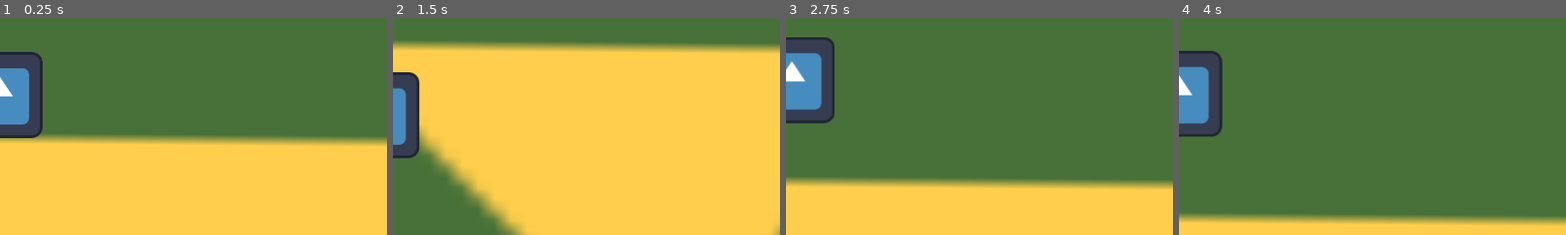
Above: before the commit, frames 1-4 (left to right).
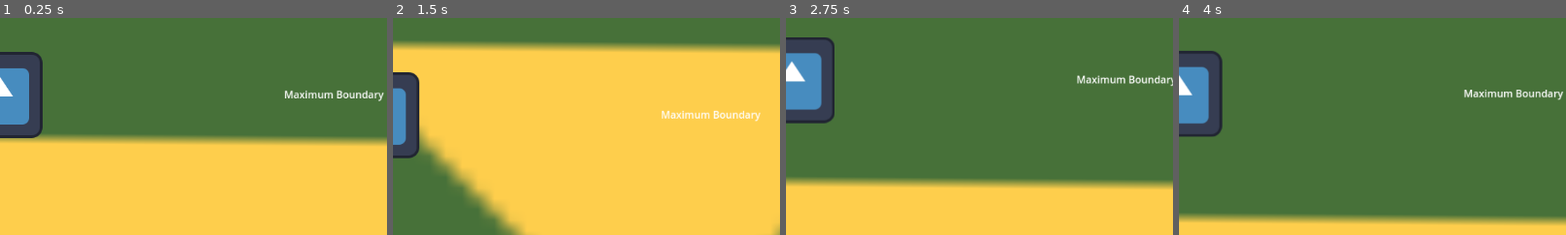
Above: after the commit, the same moments.

Repository: Some-People/SlowJam2024-Solar
Game: Godot game, scene res://Scenes/world.tscn
Same seed, same stepped clock (60 frames per second), same inputs: the game is played once before the commit and once after it. The engine's default icon, where the game draws it, is replaced by a stand-in: a white triangle on a blue panel in a dark square.
Inputs (mouse positions are % of the whole screen's width and height, from its top left):
- Up to frame 1 (0.25 s): no input
- Up to frame 2 (1.5 s): tap Enter at 0.5 s; drag from (50, 50) to (60, 28) at 0.52 s; drag from (45, 62) to (45, 70) at 1.27 s
- Up to frame 3 (2.75 s): move the mouse to (60, 28) at 2.02 s; press the mouse at (60, 28) at 2.03 s
- Up to frame 4 (4 s): release the mouse at (60, 28) at 2.75 s; drag from (45, 70) to (20, 35) at 2.77 s; move the mouse to (80, 65) at 3.52 s; press the mouse at (80, 65) at 3.53 s
The pictures show only the part of the screen within x 50-100%, y 32-82%; the shares and areas given below are measured in that part.

The runs differ from the first frame. In frame 1, 0.6% of the frame differs, in the area x 73-100%, y 33-39%; in frame 2, 0.6%; in frame 3, 0.6%, in the area x 75-100%, y 26-32%; in frame 4, 0.6%.

Commit message:
Clean up and Slingshot inputs fixed

Diff:
--- a/Scenes/Player.tscn
+++ b/Scenes/Player.tscn
@@ -20,6 +20,14 @@
 scale = Vector2(5.96, 5.96)
 shape = SubResource("CircleShape2D_iuucy")
 
+[node name="Label" type="Label" parent="PlayerCollisionShape"]
+offset_left = 70.6376
+offset_top = -1.84564
+offset_right = 228.638
+offset_bottom = 21.1544
+scale = Vector2(0.157442, 0.157442)
+text = "Maximum Boundary"
+
 [node name="MinimumClickArea" type="Area2D" parent="."]
 
 [node name="MinimumClickShape" type="CollisionShape2D" parent="MinimumClickArea"]
@@ -27,7 +35,6 @@
 shape = SubResource("CircleShape2D_8mhot")
 debug_color = Color(0.689711, 0.407193, 0.746194, 0.42)
 
-[connection signal="input_event" from="." to="." method="_on_input_event"]
 [connection signal="mouse_entered" from="." to="." method="_on_mouse_entered"]
 [connection signal="mouse_exited" from="." to="." method="_on_mouse_exited"]
 [connection signal="input_event" from="MinimumClickArea" to="." method="_on_minimum_click_area_input_event"]
--- a/Scenes/world.tscn
+++ b/Scenes/world.tscn
@@ -1,12 +1,10 @@
-[gd_scene load_steps=8 format=3 uid="uid://dsqwaapklf4xb"]
+[gd_scene load_steps=7 format=3 uid="uid://dsqwaapklf4xb"]
 
 [ext_resource type="PackedScene" uid="uid://okwicdpcvlpt" path="res://Scenes/Player.tscn" id="1_myq71"]
 [ext_resource type="Texture2D" uid="uid://b3i6j6mwe6iu6" path="res://Assets/Img/icon.svg" id="1_wqo3l"]
 [ext_resource type="PackedScene" uid="uid://db07jp0f3kmvu" path="res://Scenes/guide_line.tscn" id="2_ce8vm"]
 [ext_resource type="Script" path="res://Scripts/player_camera.gd" id="3_n7g6t"]
 [ext_resource type="Script" path="res://Scripts/dev_screen.gd" id="5_2bnsw"]
-
-[sub_resource type="CircleShape2D" id="CircleShape2D_8wk3s"]
 
 [sub_resource type="LabelSettings" id="LabelSettings_qjlle"]
 
@@ -30,13 +28,6 @@
 
 [node name="GuideLine" parent="." instance=ExtResource("2_ce8vm")]
 
-[node name="GuideArea" type="Area2D" parent="GuideLine"]
-visible = false
-
-[node name="CollisionShape2D" type="CollisionShape2D" parent="GuideLine/GuideArea"]
-scale = Vector2(30, 30)
-shape = SubResource("CircleShape2D_8wk3s")
-
 [node name="DevScreen" type="CanvasLayer" parent="."]
 script = ExtResource("5_2bnsw")
 
@@ -58,6 +49,7 @@
 uppercase = true
 
 [node name="Velocity_Header" type="Label" parent="DevScreen/Velocity"]
+layout_mode = 0
 offset_left = -37.0
 offset_top = -31.0
 offset_right = 102.0
@@ -74,6 +66,7 @@
 uppercase = true
 
 [node name="Draggable_Header" type="Label" parent="DevScreen/Draggable"]
+layout_mode = 0
 offset_left = 2.0
 offset_top = -27.0
 offset_right = 99.0
--- a/Scripts/guide_line.gd
+++ b/Scripts/guide_line.gd
@@ -1,5 +1,2 @@
 extends Line2D
-@onready var player = get_parent().get_node("Player")
-
-func _process(delta: float) -> void:
-	$GuideArea.position = player.global_position
+#@onready var player = get_parent().get_node("Player")
--- a/Scripts/player.gd
+++ b/Scripts/player.gd
@@ -3,7 +3,6 @@
 @export var release_speed:int = 5
 @export var damper = 0.035
 
-var is_dragging:bool = false
 var draggable:bool = false
 var direction := Vector2.ZERO
 
@@ -17,7 +16,7 @@
 @onready var guide_line = get_parent().get_node("GuideLine")
 
 func _physics_process(delta):
-
+##Slingshot movement inputs
 	if Input.is_action_pressed("click"):
 		if draggable:
 			if !max_pull:
@@ -35,35 +34,37 @@
 			guide_line.points[1] = Vector2.ZERO
 			max_pull_pos = Vector2.ZERO
 			direction = ((initial_position - dragged_position)*release_speed)
-
+			print(direction)
+##Movement execution
 	velocity = direction
 	direction = lerp(direction, Vector2.ZERO, damper)
 	move_and_slide()
 
-func _process(delta: float) -> void:
-	pass
-
-func _on_input_event(viewport, event, shape_idx):
-	pass
-
 func _on_minimum_click_area_input_event(viewport: Node, event: InputEvent, shape_idx: int) -> void:
+##Slingshot movement input
+#Ensures that you can only start slingshot from the player
 	if Input.is_action_just_pressed("click"):
-		pull_length = initial_position.distance_to(dragged_position)
-		direction = Vector2.ZERO
-		initial_position = position
-		guide_line.points[0] = initial_position
+		if draggable:
+			pull_length = initial_position.distance_to(dragged_position)
+			direction = Vector2.ZERO
+			initial_position = position
+			guide_line.points[0] = initial_position
+		elif !draggable:
+			pass
 
 func _on_mouse_entered() -> void:
+#Resets Max Pull Range Variable
 	max_pull = false
 
 func _on_mouse_exited() -> void:
+##Max Slingshot Pul Range
+#Grabs the coords of mouse when leaving the slingshot aim boundary
 	max_pull = true
 	max_pull_pos = get_global_mouse_position()
 
 func _on_minimum_click_area_mouse_entered() -> void:
 	draggable = true
 
-
 func _on_minimum_click_area_mouse_exited() -> void:
 	if !Input.is_action_pressed("click"):
 		draggable = false
--- a/Scripts/player_camera.gd
+++ b/Scripts/player_camera.gd
@@ -2,13 +2,5 @@
 
 @onready var player = get_parent().get_node("Player")
 
-func _ready() -> void:
-	pass
-
-
 func _physics_process(delta: float) -> void:
-	if player.direction > Vector2.ZERO:
-		position = player.global_position
-
-	if player.direction < Vector2.ZERO:
-		position = player.global_position
+	position = player.global_position
